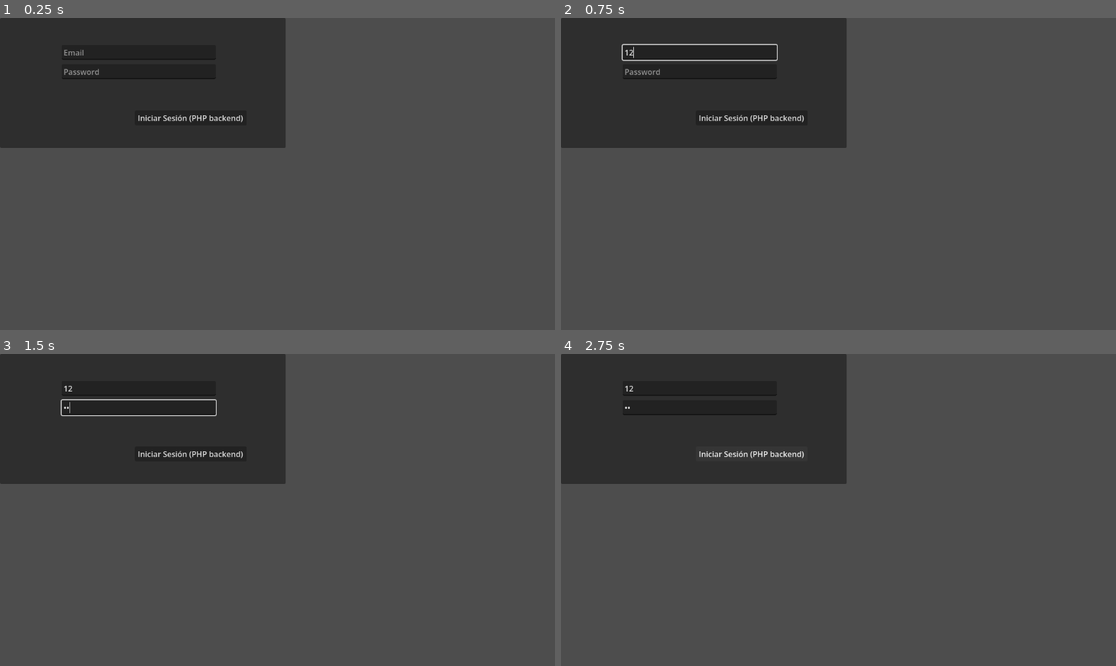
Above: before the commit, frames 1-4 (two rows, left to right).
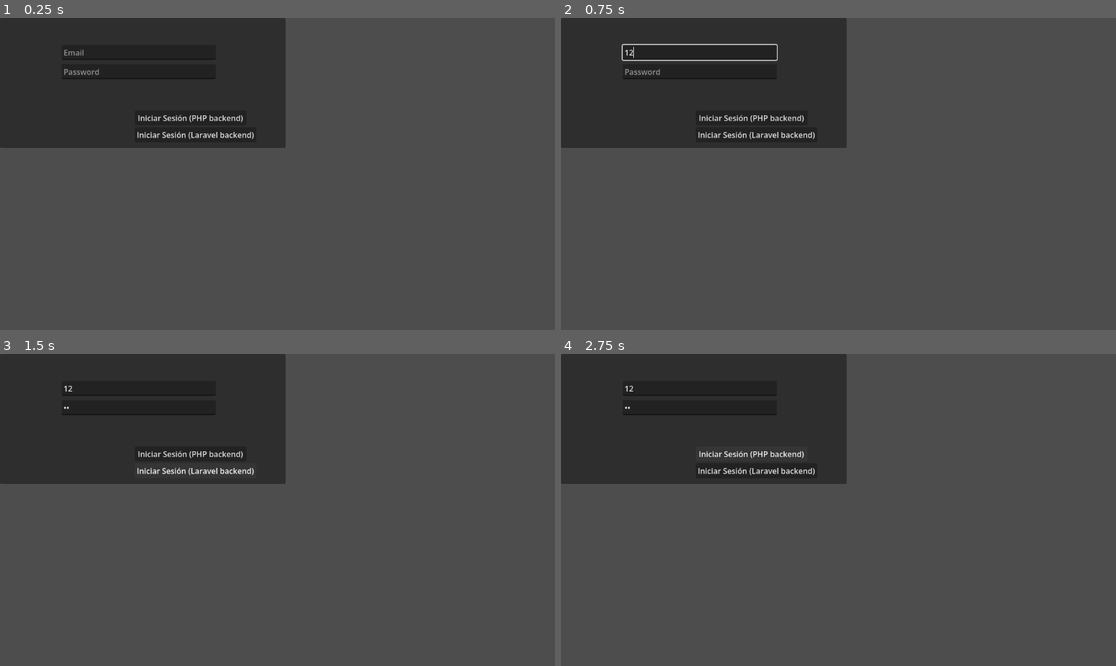
Above: after the commit, the same moments.

Repository: Janosoft/CoreDB
Game: Godot game, scene res://login.tscn
The game is run twice, just before and just after one commit, with the same random seed, the same clock (stepped at 60 frames per second) and the same inputs.
Inputs (mouse positions are in pixels of both pictures, inside the frame that each line leads up to):
- Up to frame 1 (0.25 s): no input
- Up to frame 2 (0.75 s): click (699, 52) at 0.52 s; type "12" at 0.6 s
- Up to frame 3 (1.5 s): click (138, 407) at 0.75 s; type "12" at 0.83 s; click (194, 469) at 1.25 s, where only the run after the commit has a clickable "Iniciar Sesión (Laravel backe…"
- Up to frame 4 (2.75 s): click "Iniciar Sesión (PHP backend)" at 2 s

The runs differ from the first frame. In frame 1, 0.2% of the frame differs, in the area x 24-46%, y 36-39%; in frame 2, 0.2%; in frame 3, 0.5%, in the area x 10-46%, y 14-39%; in frame 4, 0.2%.
Error before the commit: Invalid access to property or key 'error' on a base object of type 'Nil'. (res://login.gd:38)
Error after the commit: Invalid access to property or key 'error' on a base object of type 'Nil'. (res://login.gd:47)

Commit message:
frontend con Laravel

Diff:
--- a/frontend/godot/login.gd
+++ b/frontend/godot/login.gd
@@ -27,6 +27,15 @@
 
 	http.request("http://localhost/CoreDB/backend/php/login.php", headers, HTTPClient.METHOD_POST, json_data)
 
+func _on_login_laravel_pressed() -> void:
+	var email = email_input.text
+	var password = password_input.text
+	var data = {"email": email, "password": password}
+	var json_data = JSON.stringify(data)
+	var headers = ["Content-Type: application/json"]
+
+	http.request("http://localhost:8000/api/login", headers, HTTPClient.METHOD_POST, json_data)
+
 func _on_request_completed(result, response_code, headers, body):
 	var response = JSON.parse_string(body.get_string_from_utf8())
 	print (response)
--- a/frontend/godot/login.tscn
+++ b/frontend/godot/login.tscn
@@ -34,6 +34,15 @@
 offset_bottom = 223.0
 text = "Iniciar Sesión (PHP backend)"
 
+[node name="loginLaravel" type="Button" parent="Panel" unique_id=1651856178]
+layout_mode = 0
+offset_left = 280.0
+offset_top = 227.0
+offset_right = 512.0
+offset_bottom = 258.0
+text = "Iniciar Sesión (Laravel backend)"
+
 [node name="Dialog" type="AcceptDialog" parent="." unique_id=37847125]
 
 [connection signal="pressed" from="Panel/loginPHP" to="." method="_on_login_php_pressed"]
+[connection signal="pressed" from="Panel/loginLaravel" to="." method="_on_login_laravel_pressed"]
Not shown, changed: frontend/html-jq/login.html
Not shown, changed: frontend/html-jq/login.js
Not shown, changed: frontend/html-js/login.html
Not shown, changed: frontend/html-js/login.js
